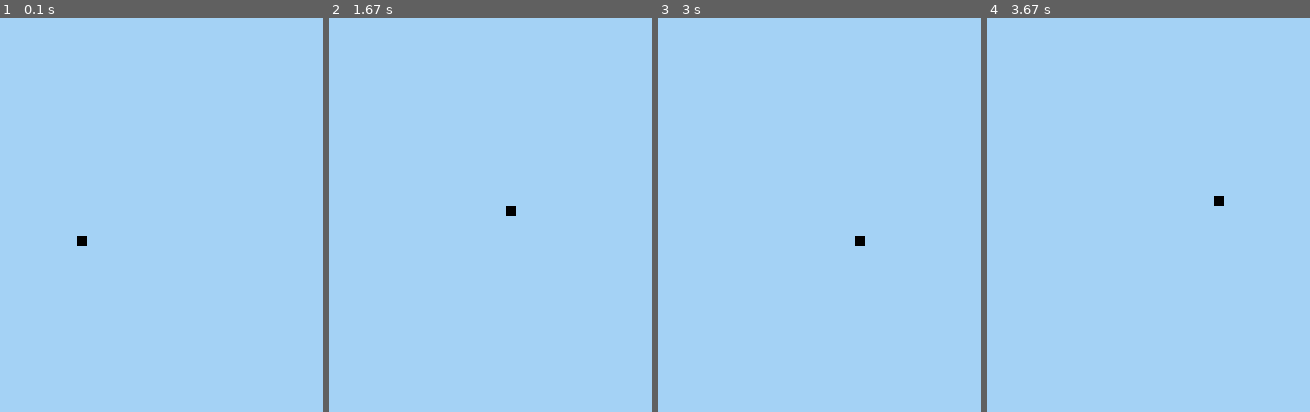
Above: before the commit, frames 1-4 (left to right).
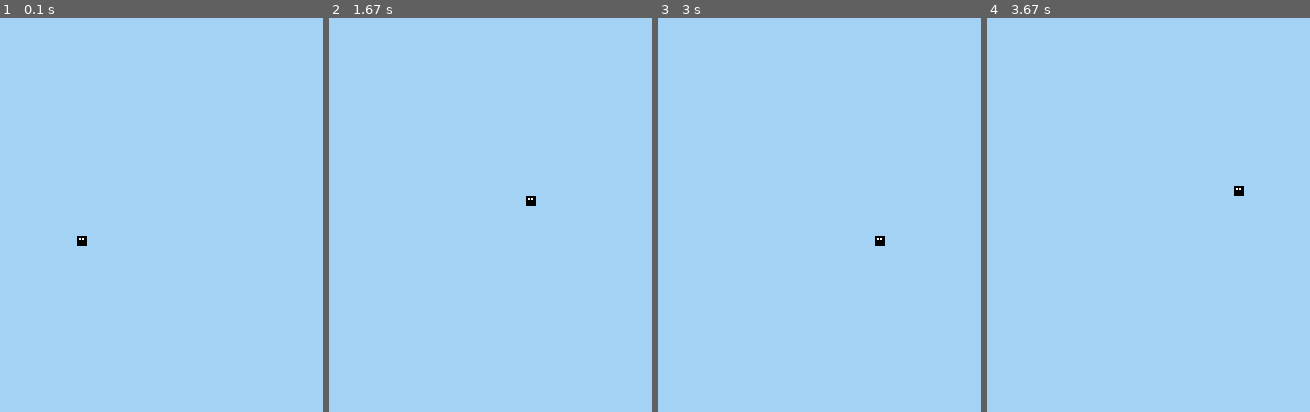
Above: after the commit, the same moments.

Repository: kalinaterziyska/pygame1
Game: pygame game, started from snake_pygame.py
Two runs of this game, one before a commit and one after it. Both use one fixed random seed, a clock stepped at 60 frames per second and the inputs below.
Inputs:
- Up to frame 1 (0.1 s): no input
- Up to frame 2 (1.67 s): hold Right 0.33-0.8 s; hold Up 0.83-1.13 s; hold Right 1.17-1.63 s
- Up to frame 3 (3 s): hold Down 2.23-2.53 s; hold Left 2.57-2.97 s
- Up to frame 4 (3.67 s): hold Up 3-3.37 s; hold Right from 3.4 s (still down)
The pictures show only the part of the screen within x 50-100%, y 23-73%; the shares and areas given below are measured in that part.

The runs differ from the first frame. In frame 1, less than 0.1% of the frame differs, in the area x 24-27%, y 55-57%; in frame 2, 0.2%, in the area x 54-65%, y 45-51%; in frame 3, 0.2%; in frame 4, 0.2%.

Commit message:
adding sounds

Diff:
--- a/snake_pygame.py
+++ b/snake_pygame.py
@@ -1,5 +1,6 @@
 import random
 import pygame
+# import pygame.mixer
 
 pygame.init()
 
@@ -26,7 +27,9 @@
 score_font = pygame.font.SysFont("cosmeticians", 35)
 
 apple_img = pygame.image.load("apple.png")
-apple_img = pygame.transform.scale(apple_img, (snake_block * 1.3, snake_block * 1.3))
+apple_img = pygame.transform.scale(apple_img, (int(snake_block * 1.3), int(snake_block * 1.3)))
+
+eat_sound = pygame.mixer.Sound("eat_sound.mp3")
 
 
 def your_score(score):
@@ -38,6 +41,13 @@
     for x in snake_list:
         pygame.draw.rect(dis, black, [x[0], x[1], block, block])
 
+    if len(snake_list) > 0:
+        x1, y1 = snake_list[-1]
+        left_eye = (x1 + block // 3, y1 + block // 3)
+        right_eye = (x1 + 2 * block // 3, y1 + block // 3)
+        pygame.draw.circle(dis, white, left_eye, block // 10)
+        pygame.draw.circle(dis, white, right_eye, block // 10)
+
 
 def message(msg, color):
     my_message = font_style.render(msg, True, color)
@@ -47,6 +57,7 @@
 def is_collision(x1, y1, x2, y2, collision_range):
     distance = ((x1 - x2) ** 2 + (y1 - y2) ** 2) ** 0.5
     if distance < collision_range:
+        pygame.mixer.Sound.play(eat_sound)
         return True
     return False
 
@@ -109,6 +120,7 @@
 
         if x1 >= dis_width or x1 < 0 or y1 >= dis_height or y1 < 0:
             game_close = True
+            # pygame.mixer.Sound.play(game_over_sound)
 
         x1 += current_direction_x
         y1 += current_direction_y
@@ -153,7 +165,7 @@
 
             length_of_snake += 1
 
-        clock.tick(snake_speed)
+        clock.tick(snake_speed + 2)
 
     pygame.quit()
     quit()
@@ -161,5 +173,6 @@
 
 game_loop()
 
-# да добавя звук при яденето на ябълка и да записвам всичките скорове от едно разиграване в масив
+
+# да добавя звук при умирането и да записвам всичките скорове от едно разиграване в масив
 # и да ги ижвеждам като свърши един рунд преди  да е затворен прожореца с Q
Binary file added: Screenshot from 2023-05-30 01-29-50.png
Not shown, added: eat_sound.mp3
Not shown, added: game_over_sound.wav
